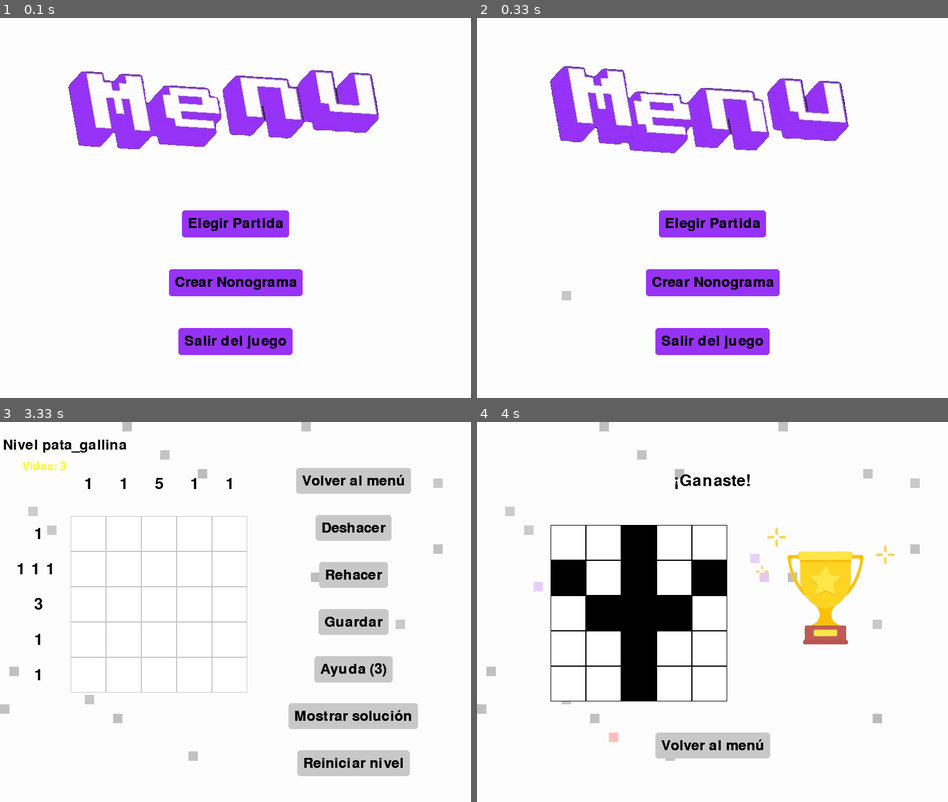
Above: before the commit, frames 1-4 (two rows, left to right).
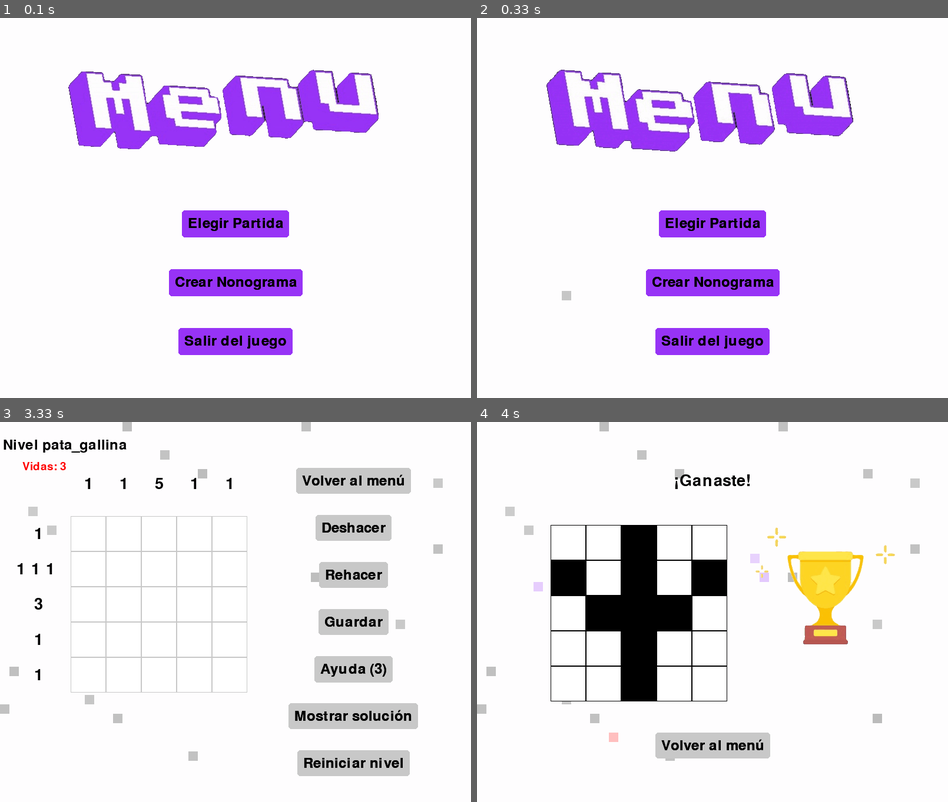
Above: after the commit, the same moments.

Repository: Diego-ipt/Pygame_nonograma
Game: pygame game, started from inicio.py
The game is run twice, just before and just after one commit, with the same random seed, the same clock (stepped at 60 frames per second) and the same inputs.
Inputs (mouse positions are in pixels of both pictures, inside the frame that each line leads up to):
- Up to frame 1 (0.1 s): no input
- Up to frame 2 (0.33 s): no input
- Up to frame 3 (3.33 s): click (216, 631) at 0.38 s; click (169, 536) at 3.22 s
- Up to frame 4 (4 s): click (877, 714) at 3.55 s

Frame 1 is identical in both runs. In frame 2, 4.5% of the frame differs, in the area x 14-80%, y 12-36%; in frame 3, 0.1%; in frame 4, nothing differs.

Commit message:
Branch de vidas y VerNivelesPersonalizados mergeadas

Diff:
--- a/nonograma_core/Ventanas/VentanaMenuPrincipal.py
+++ b/nonograma_core/Ventanas/VentanaMenuPrincipal.py
@@ -16,7 +16,7 @@
         self.menu = self.asset.cargar_fotogramas("menu")
         self.indice_fotograma_menu = 0
         self.contador_fotogramas = 0
-        self.retraso_fotogramas = 10
+        self.retraso_fotogramas = 20
 
         self.boton_elegir_partida = Boton(image=None, pos=(ANCHO_PANTALLA / 2, 350), text_input="Elegir Partida", font=pygame.font.SysFont(None, 36), base_color=VIOLETA_MENU, hover_color=FUCSIA)
         self.boton_crear_nonograma = Boton(image=None, pos=(ANCHO_PANTALLA / 2, 450), text_input="Crear Nonograma", font=pygame.font.SysFont(None, 36), base_color=VIOLETA_MENU, hover_color=FUCSIA)
--- a/nonograma_core/Ventanas/VentanaNonogramaGame.py
+++ b/nonograma_core/Ventanas/VentanaNonogramaGame.py
@@ -55,7 +55,7 @@
             boton_ayuda = Boton(image=None, pos=(600, 420), text_input=f"Ayuda ({self.game.ayudas})", font=pygame.font.SysFont(None, 36), base_color=GRIS, hover_color=AZUL_OSCURO)
 
             texto_vidas = f"Vidas: {self.game.vidas}"
-            mostrar_texto(texto_vidas, AMARILLO, self.pantalla, 75, 75, fuente=pygame.font.SysFont(None, 28))
+            mostrar_texto(texto_vidas, ROJO, self.pantalla, 75, 75, fuente=pygame.font.SysFont(None, 28))
 
             if self.game.vidas == 0:
                 self.running = False
